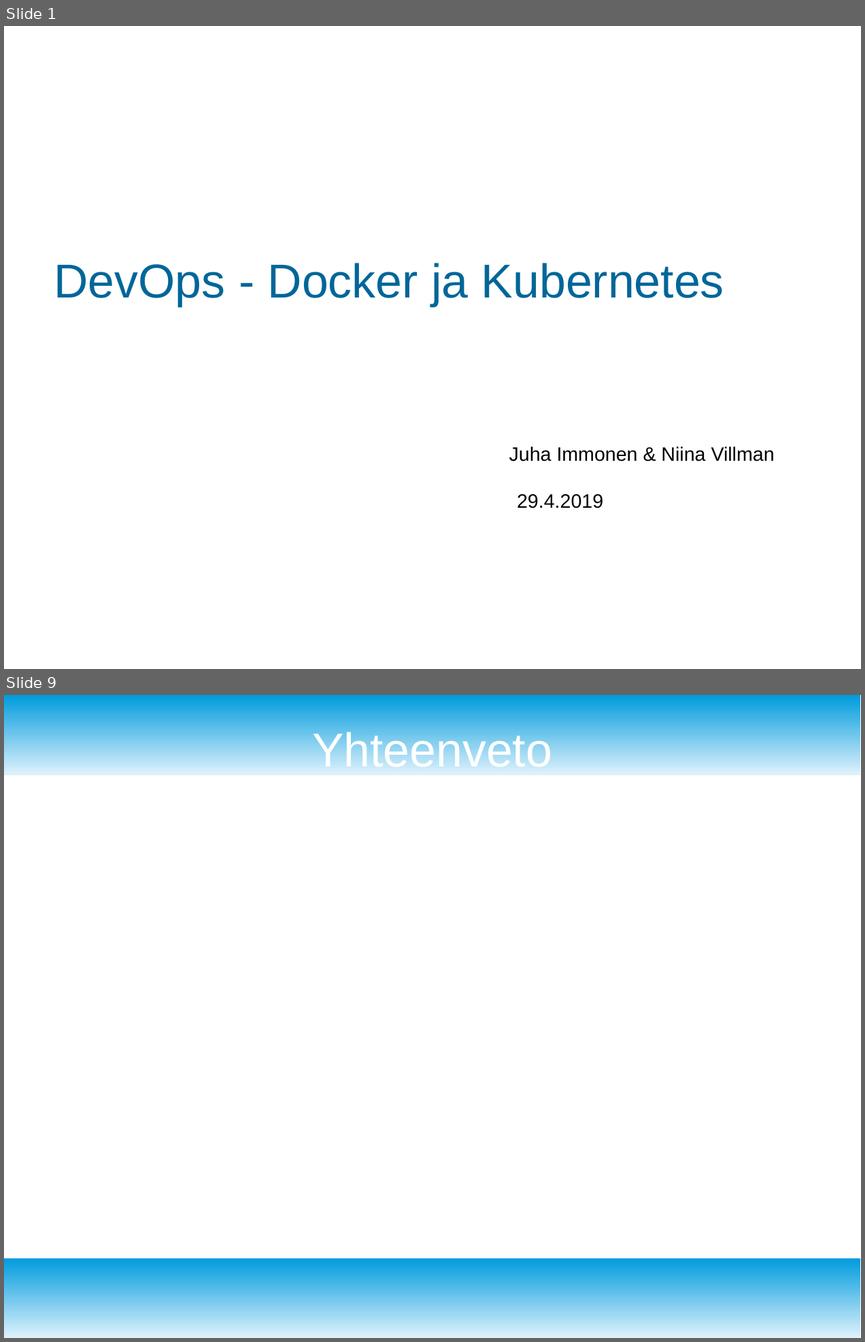
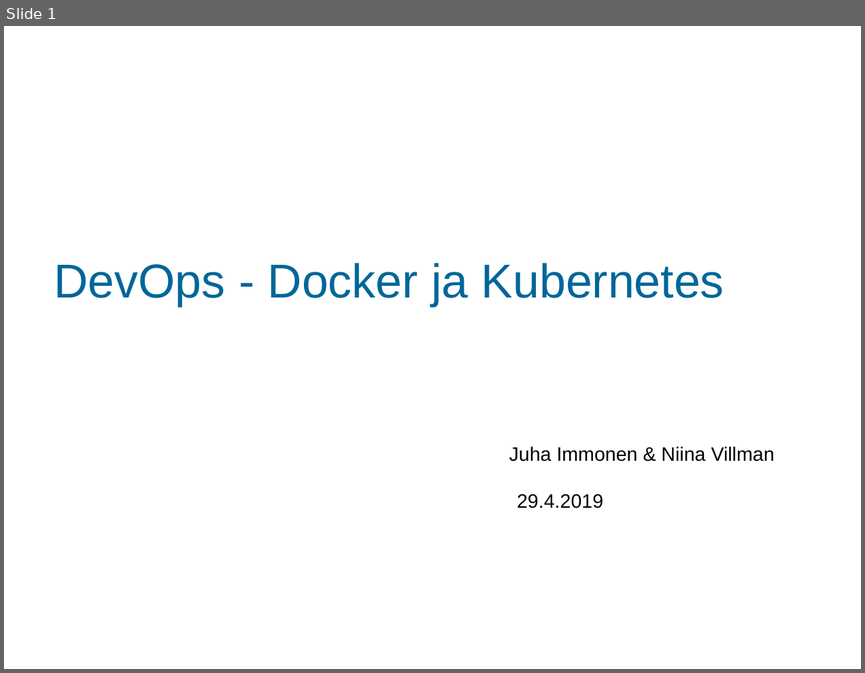
Before and after one commit to immonju1/pilvipalvelut, a slide deck: documents/pilvipalvelut_esitys_immonen_villman.odp. Shown one above the other, each under a label of ours: slides 1 and 9 before the commit, slide 1 after it; the slides between them are not shown. The pictures are 865x1342 and 865x673 pixels, drawn with LibreOffice and Linux fonts; fonts in the diff are those of the drawing; background and template pictures are left out. Boxes give left, top, right and bottom in pixels: in the first picture for what was removed or moved away, otherwise in the second. Text is boxed around its words. In the diff, an @@ line names an element or a change of style, - is before the commit and + after.

```diff
--- a/documents/pilvipalvelut_esitys_immonen_villman.odp
+++ b/documents/pilvipalvelut_esitys_immonen_villman.odp
@@ slide 9 removed at [4,695,861,1338], background #FFFFFF @@
@@ rectangle removed at [4,695,861,775] @@
@@ title removed at [312,728,552,775] @@
-Yhteenveto
@@ rectangle removed at [4,1258,861,1338] @@
```
Also in this commit, not shown: 2 slides changed, 10 slides added, 5 other slides removed.
